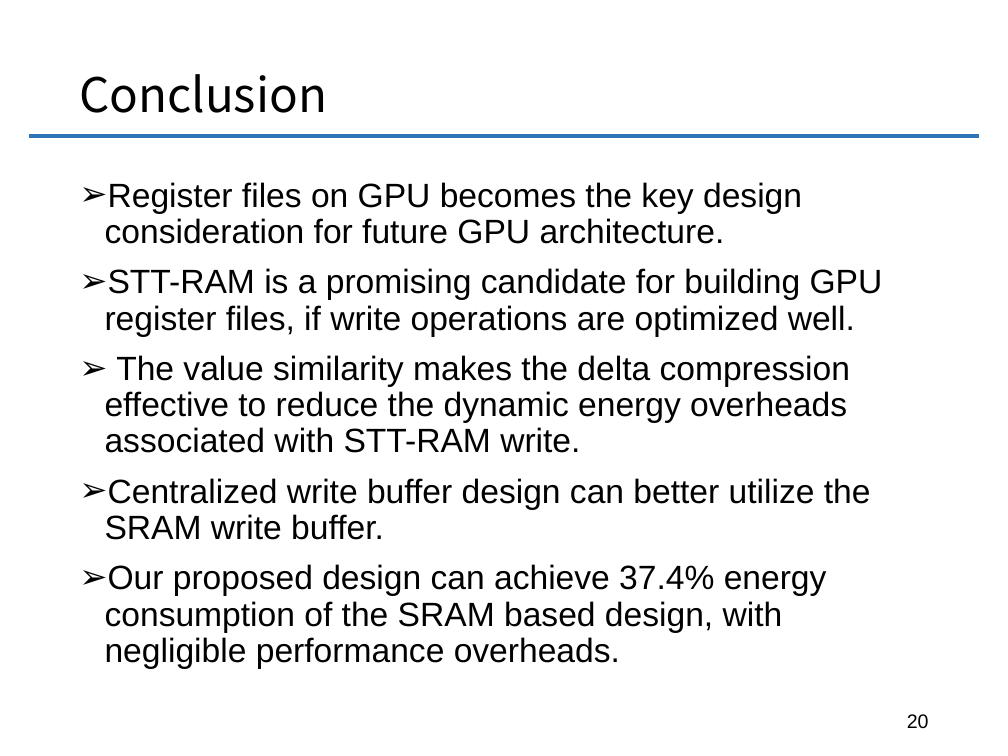
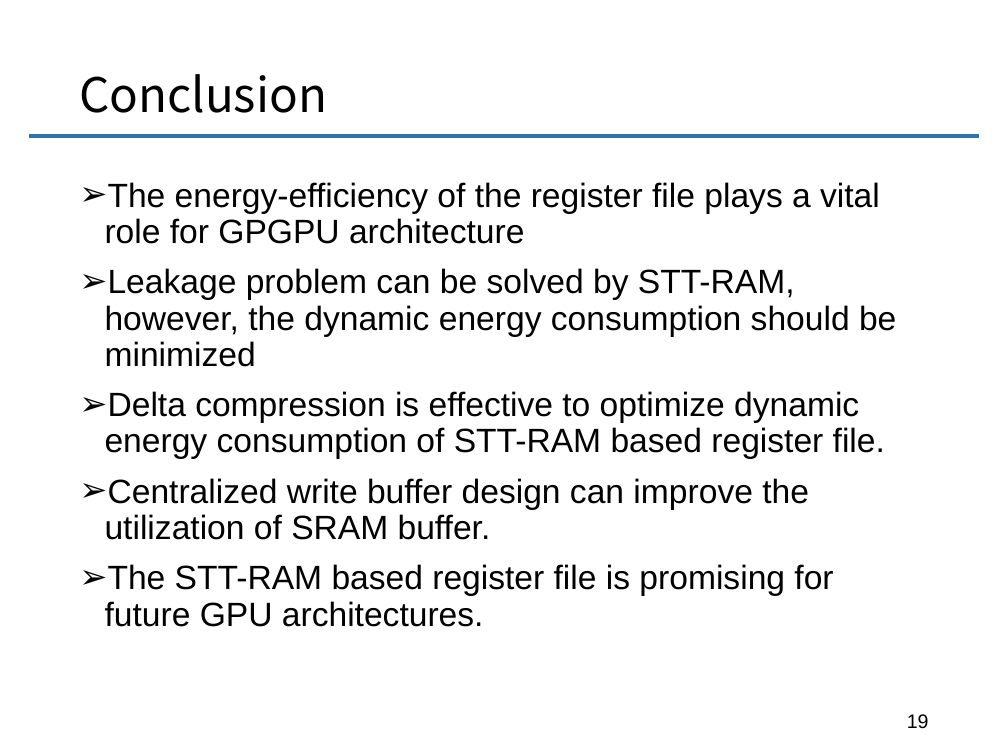
Before and after one commit to chenxuhao/chenxuhao.github.io, a slide deck: slide 19 of docs/dac-2016.pptx (slide 20 before the commit). Drawn at 1008x756 pixels with LibreOffice and Linux fonts; fonts in the diff are those of the drawing. Boxes give left, top, right and bottom in pixels: in the first picture for what was removed or moved away, otherwise in the second. Text is boxed around its words. In the diff, an @@ line names an element or a change of style, - is before the commit and + after.

```diff
--- a/docs/dac-2016.pptx
+++ b/docs/dac-2016.pptx
@@ text at (105, 182, 896, 627): text changed @@
-➢ Register files on GPU becomes the key design consideration for future GPU architecture.
-➢ STT-RAM is a promising candidate for building GPU register files, if write operations are optimized well.
-➢ The value similarity makes the delta compression effective to reduce the dynamic energy overheads associated with STT-RAM write.
-➢ Centralized write buffer design can better utilize the SRAM write buffer.
-➢ Our proposed design can achieve 37.4% energy consumption of the SRAM based design, with negligible performance overheads.
+➢ The energy-efficiency of the register file plays a vital role for GPGPU architecture
+➢ Leakage problem can be solved by STT-RAM, however, the dynamic energy consumption should be minimized
+➢ Delta compression is effective to optimize dynamic energy consumption of STT-RAM based register file.
+➢ Centralized write buffer design can improve the utilization of SRAM buffer.
+➢ The STT-RAM based register file is promising for future GPU architectures.
@@ page number at (907, 714, 929, 729): text changed @@
-20
+19
```
Also in this commit, not shown: 19 other slides changed, 12 other files.
